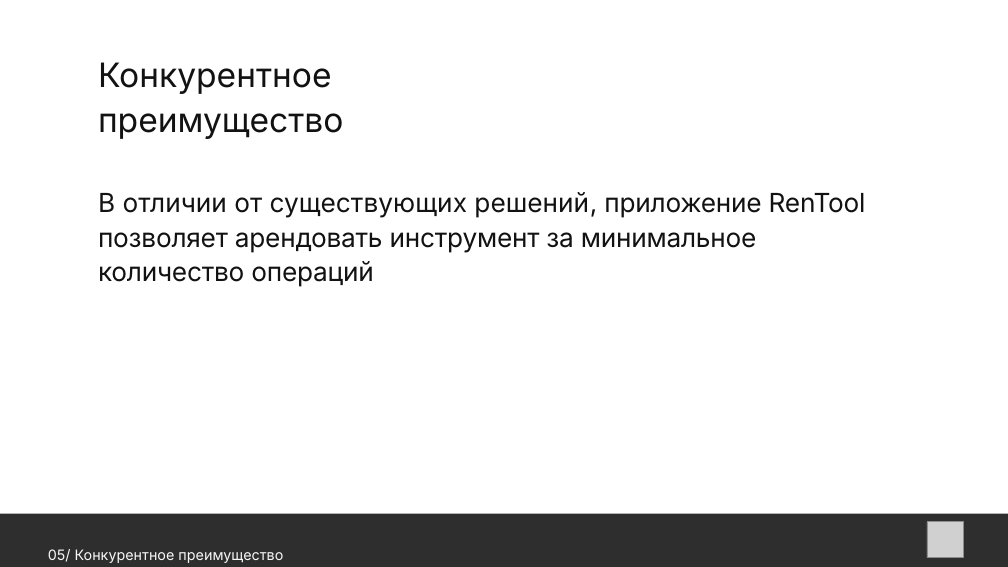
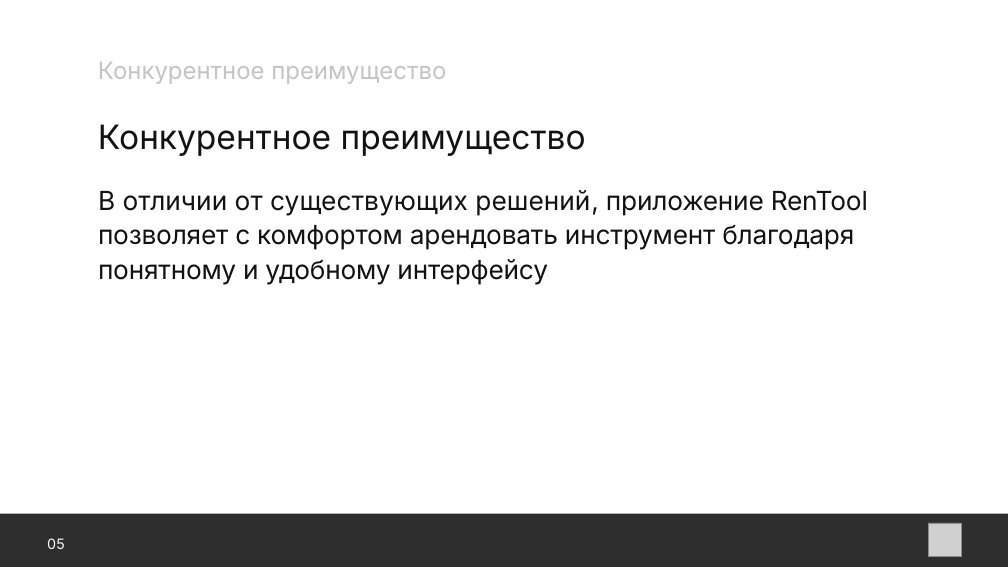
Before and after one commit to BuchnevDmitry/tp-9.2, a slide deck: slide 6 of presentation/Презентация.pptx. Drawn at 1008x567 pixels with LibreOffice and Linux fonts; fonts in the diff are those of the drawing; grey boxes stand for pictures. Boxes give left, top, right and bottom in pixels: in the first picture for what was removed or moved away, otherwise in the second. Text is boxed around its words. In the diff, an @@ line names an element or a change of style, - is before the commit and + after.

```diff
--- a/presentation/Презентация.pptx
+++ b/presentation/Презентация.pptx
@@ text at (x1=98, y1=62, x2=446, y2=84): text changed; size 20.5 to 34.2 pt; text colour #F9F8F8 to #C4C4C4 @@
-05/ Конкурентное преимущество
+Конкурентное преимущество
@@ text at (x1=98, y1=124, x2=586, y2=156): text changed; size 48 to 47.9 pt @@
-Конкурентное
-преимущество
+Конкурентное преимущество
@@ text at (x1=98, y1=190, x2=868, y2=285): text changed; size 37.5 to 37.6 pt @@
-В отличии от существующих решений, приложение RenTool позволяет арендовать инструмент за минимальное количество операций
+В отличии от существующих решений, приложение RenTool позволяет с комфортом арендовать инструмент благодаря понятному и удобному интерфейсу
@@ text added at (x1=47, y1=538, x2=65, y2=549), 20.5 pt, text #F9F8F8 @@
+05
```
Also in this commit, not shown: 7 other slides changed, 2 slides added, 2 slides removed, 1 other file.
